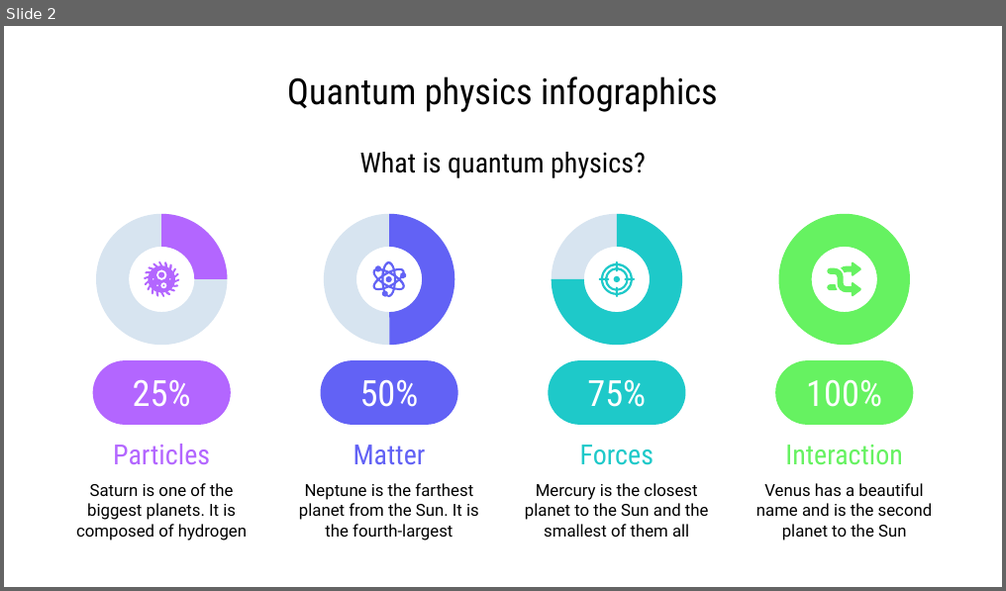
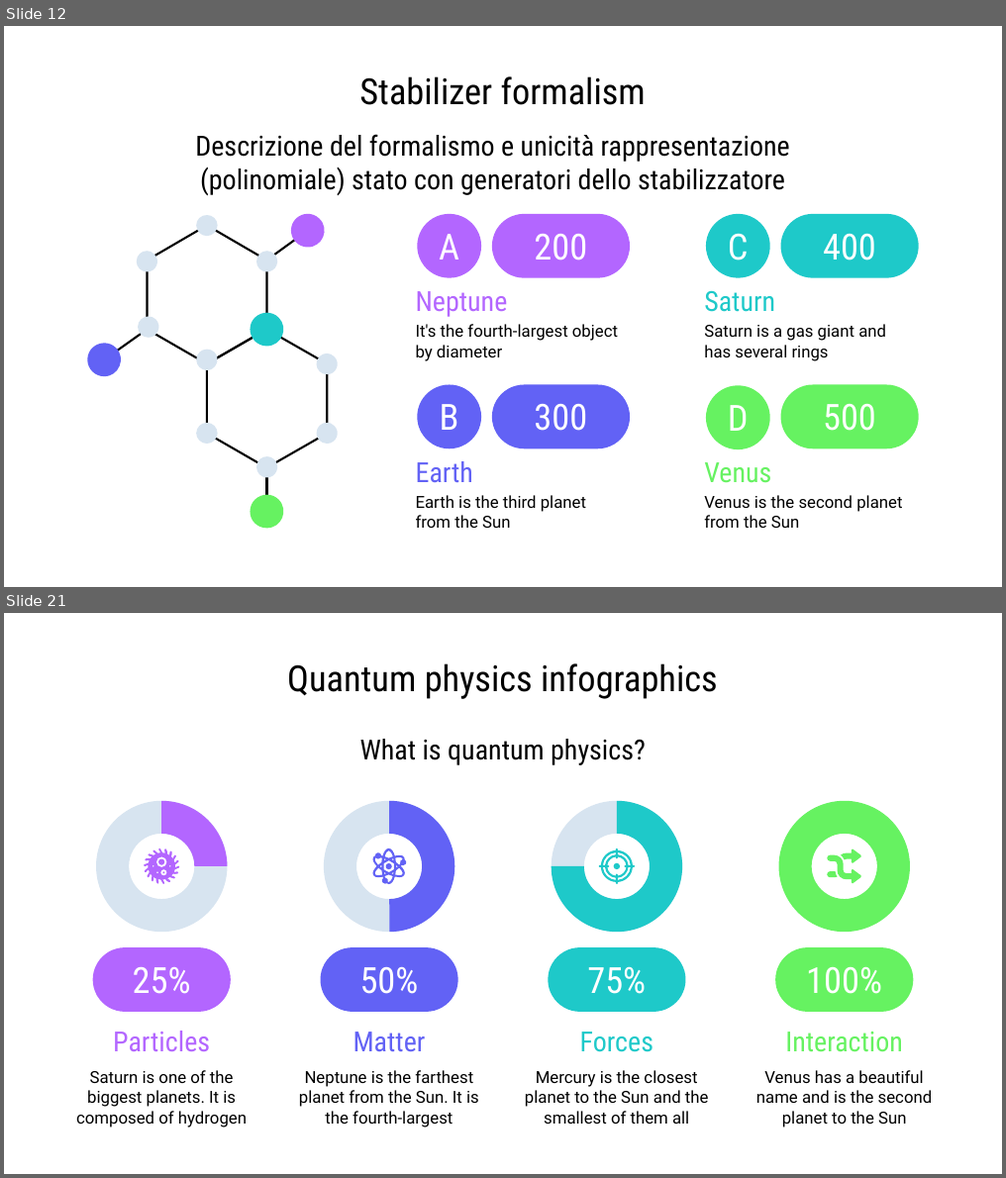
Before and after one commit to Moriarty2002/quantum-information, a slide deck: docs/elaborato.pptx. Shown one above the other, each under a label of ours: slide 2 before the commit, slides 12 and 21 after it; the slides between them are not shown. The pictures are 1006x591 and 1006x1178 pixels, drawn with LibreOffice and Linux fonts; fonts in the diff are those of the drawing. Boxes give left, top, right and bottom in pixels: in the first picture for what was removed or moved away, otherwise in the second. Text is boxed around its words. In the diff, an @@ line names an element or a change of style, - is before the commit and + after.

```diff
--- a/docs/elaborato.pptx
+++ b/docs/elaborato.pptx
@@ slide 12 added at [4,26,1002,587], background #FFFFFF @@
@@ title added at [359,76,646,105], 26 pt, text #000000 @@
+Stabilizer formalism
@@ text added at [195,134,790,195], 20 pt, text #000000 @@
+Descrizione del formalismo e unicità rappresentazione (polinomiale) stato con generatori dello stabilizzatore
@@ freeform shape added at [291,214,331,247], fill #B366FF @@
@@ group added at [416,214,630,362]: 2 texts, 1 rounded rectangle, 1 ellipse @@
+Neptune
+It's the fourth-largest object by diameter
+200
+A
@@ group added at [704,214,918,362]: 2 texts, 1 rounded rectangle, 1 ellipse @@
+Saturn
+Saturn is a gas giant and has several rings
+400
+C
@@ freeform shape added at [251,312,289,346], fill #1EC9C9 @@
@@ freeform shape added at [88,344,127,377], fill #6262F5 @@
@@ group added at [104,216,342,508]: 14 freeform shapes @@
@@ group added at [416,385,630,528]: 2 texts, 1 rounded rectangle, 1 ellipse @@
+Earth
+Earth is the third planet from the Sun
+300
+B
@@ group added at [704,385,918,528]: 2 texts, 1 rounded rectangle, 1 ellipse @@
+Venus
+Venus is the second planet from the Sun
+500
+D
@@ freeform shape added at [251,495,289,528], fill #66F261 @@
@@ what was slide 2 is now slide 21 @@
```
Also in this commit, not shown: 2 slides changed, 18 other slides added, 1 other file.
